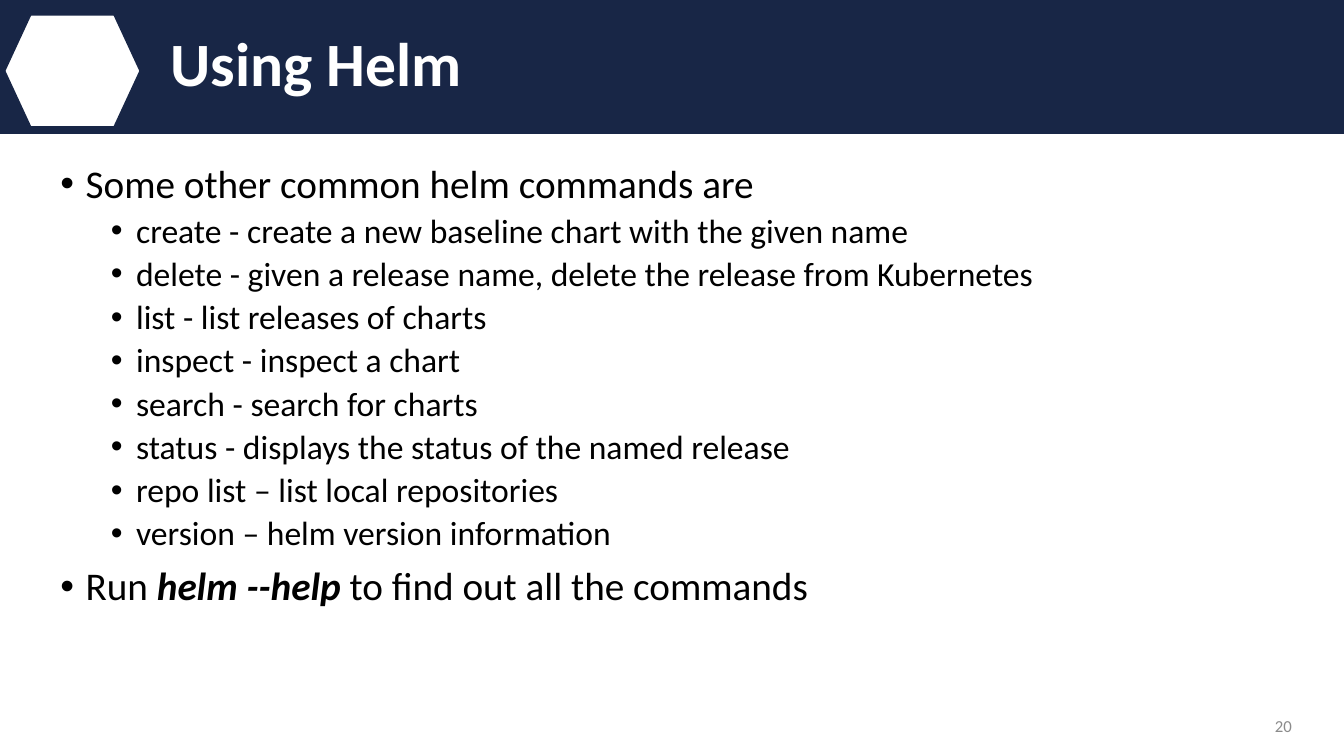
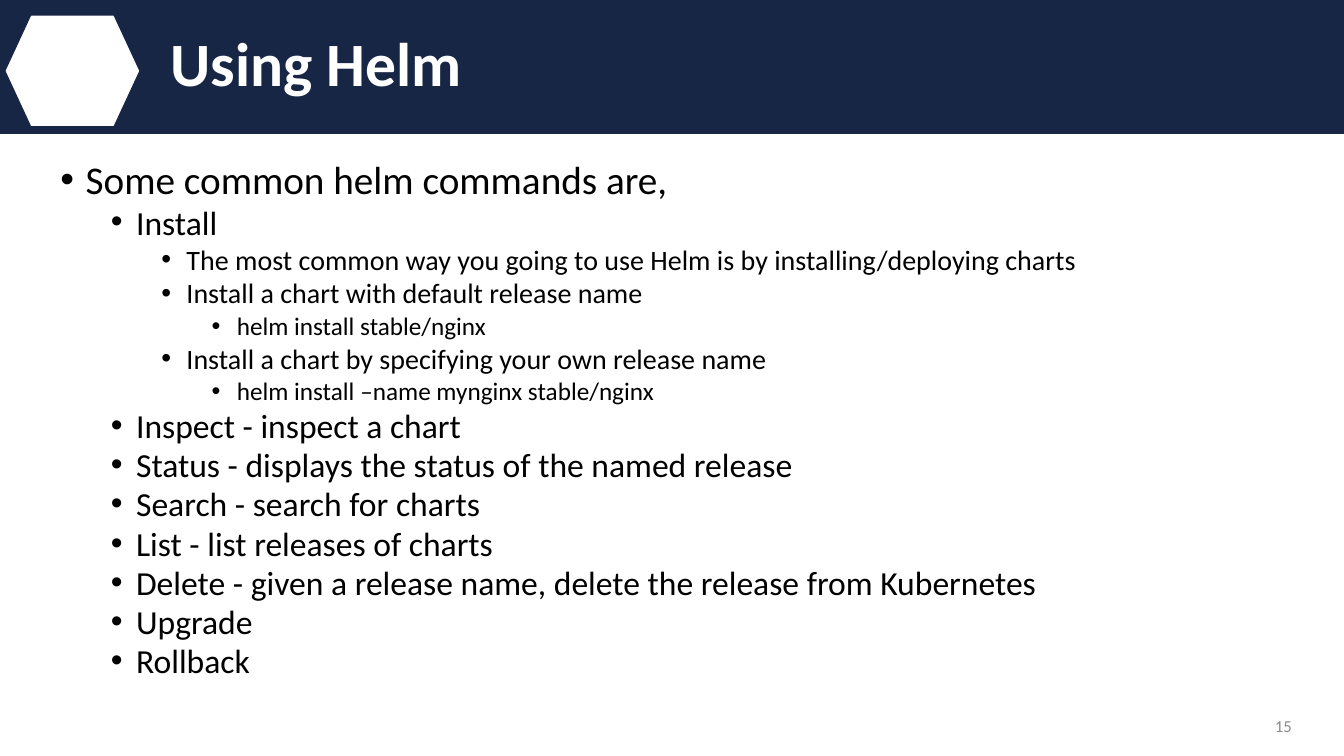
Before and after one commit to IBM/helm101, a slide deck: slide 15 of presentation/Helm.pptx (slide 20 before the commit). Drawn at 1344x756 pixels with LibreOffice and Linux fonts; fonts in the diff are those of the drawing; background and template pictures are left out. Boxes give left, top, right and bottom in pixels: in the first picture for what was removed or moved away, otherwise in the second. Text is boxed around its words. In the diff, an @@ line names an element or a change of style, - is before the commit and + after.

```diff
--- a/presentation/Helm.pptx
+++ b/presentation/Helm.pptx
@@ text at [86, 166, 1075, 674]: text changed @@
-• Some other common helm commands are
-  • create - create a new baseline chart with the given name
-  • delete - given a release name, delete the release from Kubernetes
-  • list - list releases of charts
-  • inspect - inspect a chart
-  • search - search for charts
-  • status - displays the status of the named release
-  • repo list – list local repositories
-  • version – helm version information
-• Run helm --help to find out all the commands
+• Some common helm commands are,
+  • Install
+    • The most common way you going to use Helm is by installing/deploying charts
+    • Install a chart with default release name
+      • helm install stable/nginx
+    • Install a chart by specifying your own release name
+      • helm install –name mynginx stable/nginx
+  • Inspect - inspect a chart
+  • Status - displays the status of the named release
+  • Search - search for charts
+  • List - list releases of charts
+  • Delete - given a release name, delete the release from Kubernetes
+  • Upgrade
+  • Rollback
@@ page number at [1275, 721, 1292, 732]: text changed @@
-20
+15
```
Also in this commit, not shown: 15 other slides changed, 2 slides added, 11 slides removed.
